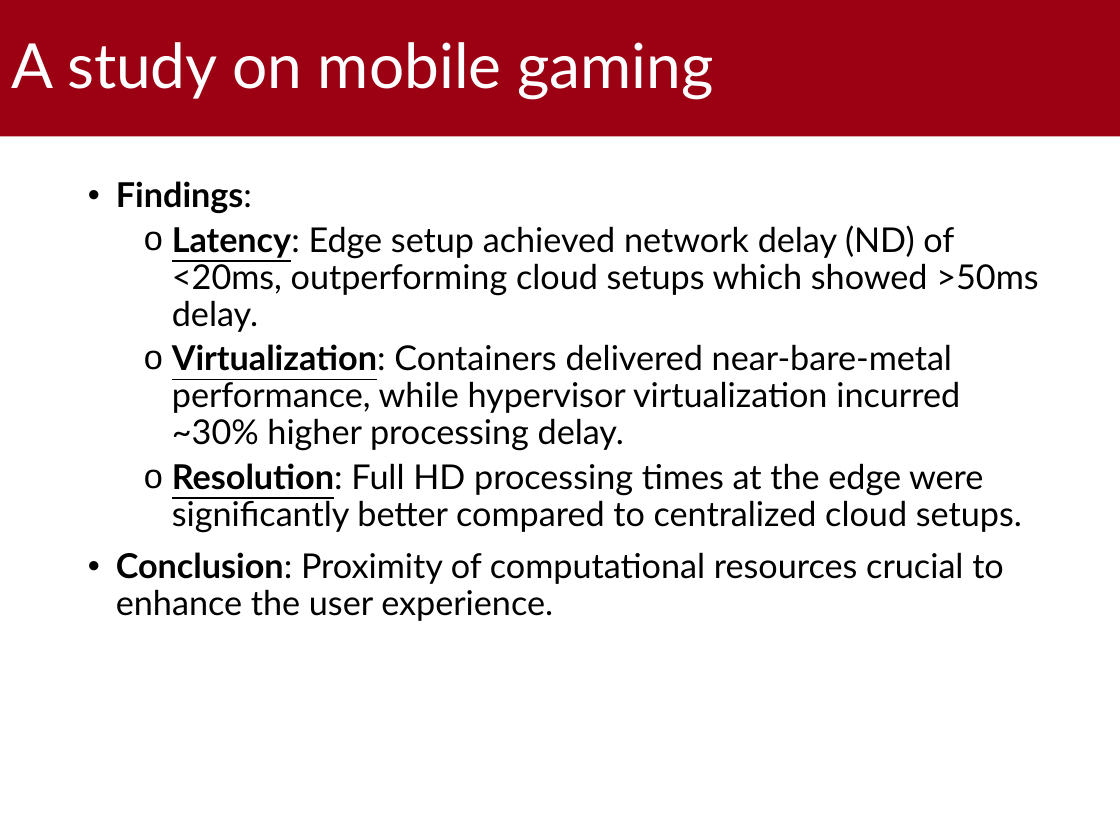
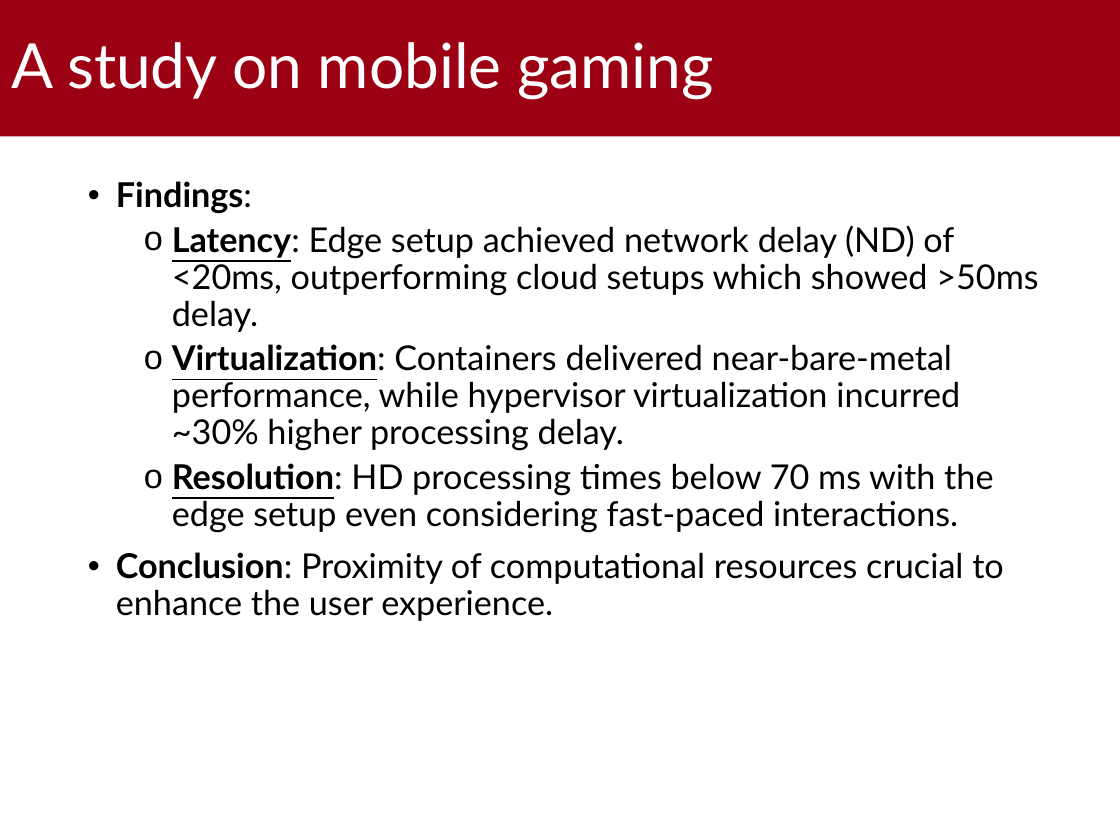
Before and after one commit to MikeIsBack/UniPD-MSc-Computer-Science-courses, a slide deck: slide 10 of Wireless Networks for Mobile Applications/Project/Presentation/Presentation.pptx. Drawn at 1120x840 pixels with LibreOffice and Linux fonts; fonts in the diff are those of the drawing; background and template pictures are left out. Boxes give left, top, right and bottom in pixels: in the first picture for what was removed or moved away, otherwise in the second. Text is boxed around its words. In the diff, an @@ line names an element or a change of style, - is before the commit and + after.

```diff
--- a/Wireless Networks for Mobile Applications/Project/Presentation/Presentation.pptx
+++ b/Wireless Networks for Mobile Applications/Project/Presentation/Presentation.pptx
@@ text at (172,463,993,533): text changed @@
-  o Resolution: Full HD processing times at the edge were significantly better compared to centralized cloud setups.
+  o Resolution: HD processing times below 70 ms with the edge setup even considering fast-paced interactions.
```
Also in this commit, not shown: 4 other slides changed, 3 other files.
